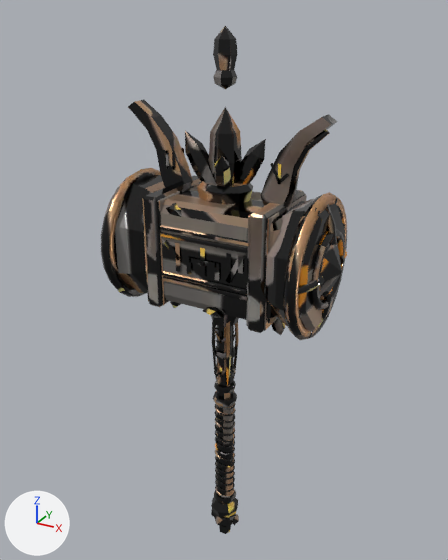
An edit to the glTF model public/models/weapons/seamcaller_maul.glb, drawn before and after from the same camera.
Both versions are drawn from a camera (50 mm lens) standing at (1.31, -2.39, 2.06) and looking at (-0.05, 0.07, 0.82). The axes (+X, +Y, +Z) are drawn at lower left. The lights are the same throughout. The picture after the commit comes second. Vertices at exactly the same position are counted once.

Before the edit, the objects in view are built like this:
```python
me_seamcaller_maul = bpy.data.meshes.new('seamcaller_maul')
me_seamcaller_maul.from_pydata(...)  # 3227 vertices, 5750 faces; spans x -0.57..0.57, y -0.33..0.33, z -0.74..1.99
me_seamcaller_maul.materials.append(mat_seamcaller_maul)
ob_seamcaller_maul = bpy.data.objects.new('seamcaller_maul', me_seamcaller_maul)
ob_seamcaller_maul.location = (0.0, 0.0, 0.0)
```
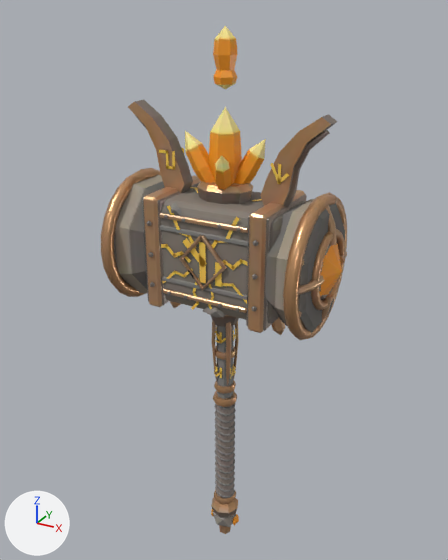
Location of each change, [x1, y1, x2, y2] in pixels of the pictures (448 x 560 px):
part 1 of me_seamcaller_maul, rebuilt (33% wider, 35% taller)
    before: [200, 248, 205, 278]
    after: [199, 242, 206, 283]
part 2 of me_seamcaller_maul, deleted
    before: [226, 253, 231, 283]
part 3 of me_seamcaller_maul, deleted
    before: [186, 257, 191, 274]
part 4 of me_seamcaller_maul, deleted
    before: [175, 243, 180, 272]
part 5 of me_seamcaller_maul, built on
    before: [160, 232, 248, 294]
    after: [147, 187, 262, 313]
part 6 of me_seamcaller_maul, surface changed (lighter)
    both: [101, 26, 347, 534]

The change in detail:
me_seamcaller_maul is used by ob_seamcaller_maul; location (0.0, 0.0, 0.0).
me_seamcaller_maul had 3227 vertices, 5750 faces and spanned x -0.57..0.57, y -0.33..0.33, z -0.74..1.99.
me_seamcaller_maul now has 3845 vertices, 6518 faces and spans x -0.57..0.57, y -0.33..0.33, z -0.74..1.99.
me_seamcaller_maul part 1: the loose piece of 4 vertices spanning x -0.01..0.01, y -0.21, z 0.96..1.09 is rebuilt with 4 vertices and now spans x -0.02..0.02, y -0.21, z 0.93..1.12.
me_seamcaller_maul part 2: the loose piece of 4 vertices spanning x 0.12..0.14, y -0.21, z 0.96..1.09 is deleted.
me_seamcaller_maul part 3: the loose piece of 4 vertices spanning x -0.08..-0.06, y -0.21, z 0.96..1.04 is deleted.
me_seamcaller_maul part 4: the loose piece of 4 vertices spanning x -0.14..-0.12, y -0.21, z 0.96..1.09 is deleted.
me_seamcaller_maul part 5: 6 vertices moved from x 0.0..0.19, y -0.21..0.21, z 0.95..1.23 to x 0.06..0.18, y -0.21..0.21, z 0.93..1.23; 96 vertices removed from x -0.22..0.22, y -0.21..0.21, z 0.92..1.13; 638 vertices added at x -0.31..0.31, y -0.24..0.24, z 0.76..1.27.
me_seamcaller_maul part 6: 5446 kept faces spanning x -0.57..0.57, y -0.33..0.33, z -0.74..1.99 get new texture (UV) coordinates.
Other edits to the shape of me_seamcaller_maul do not show in these pictures.
